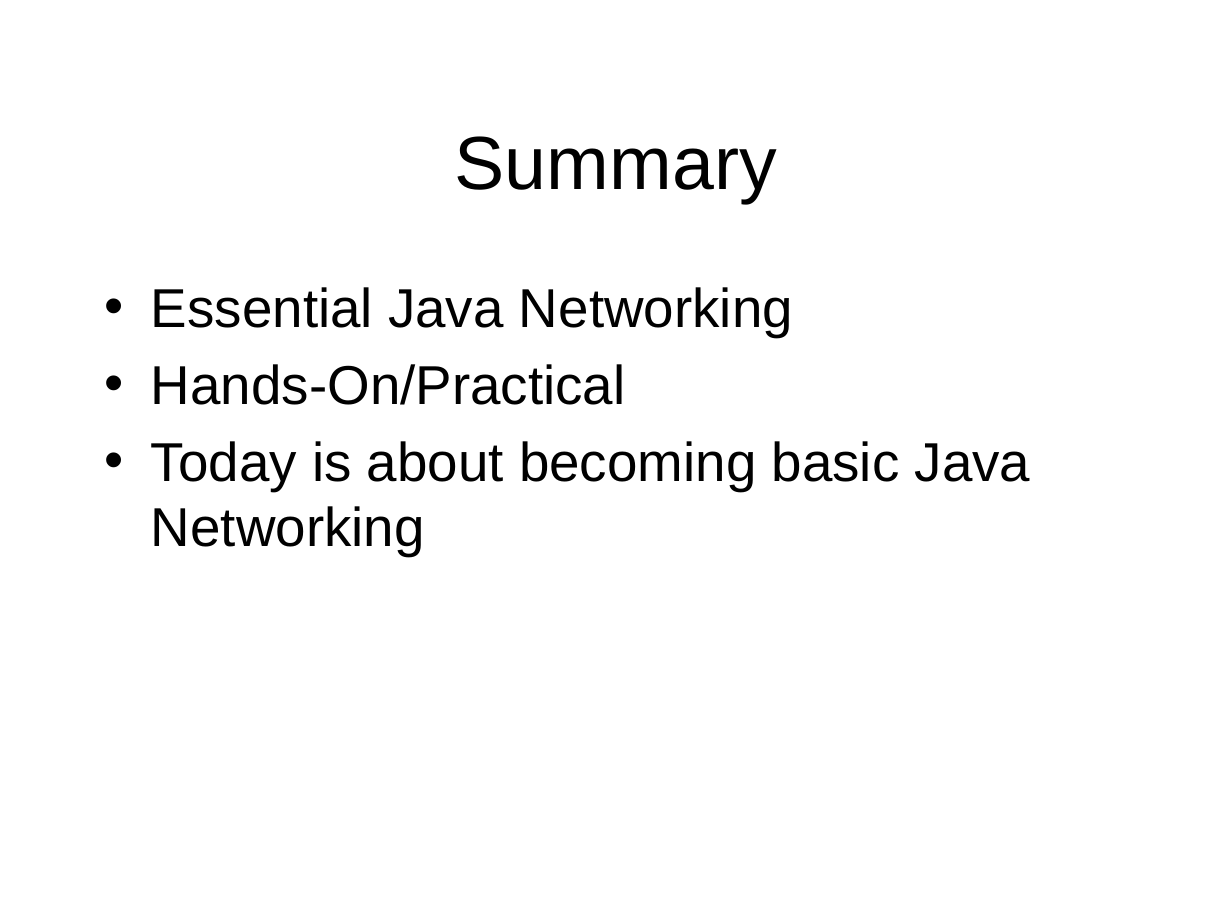
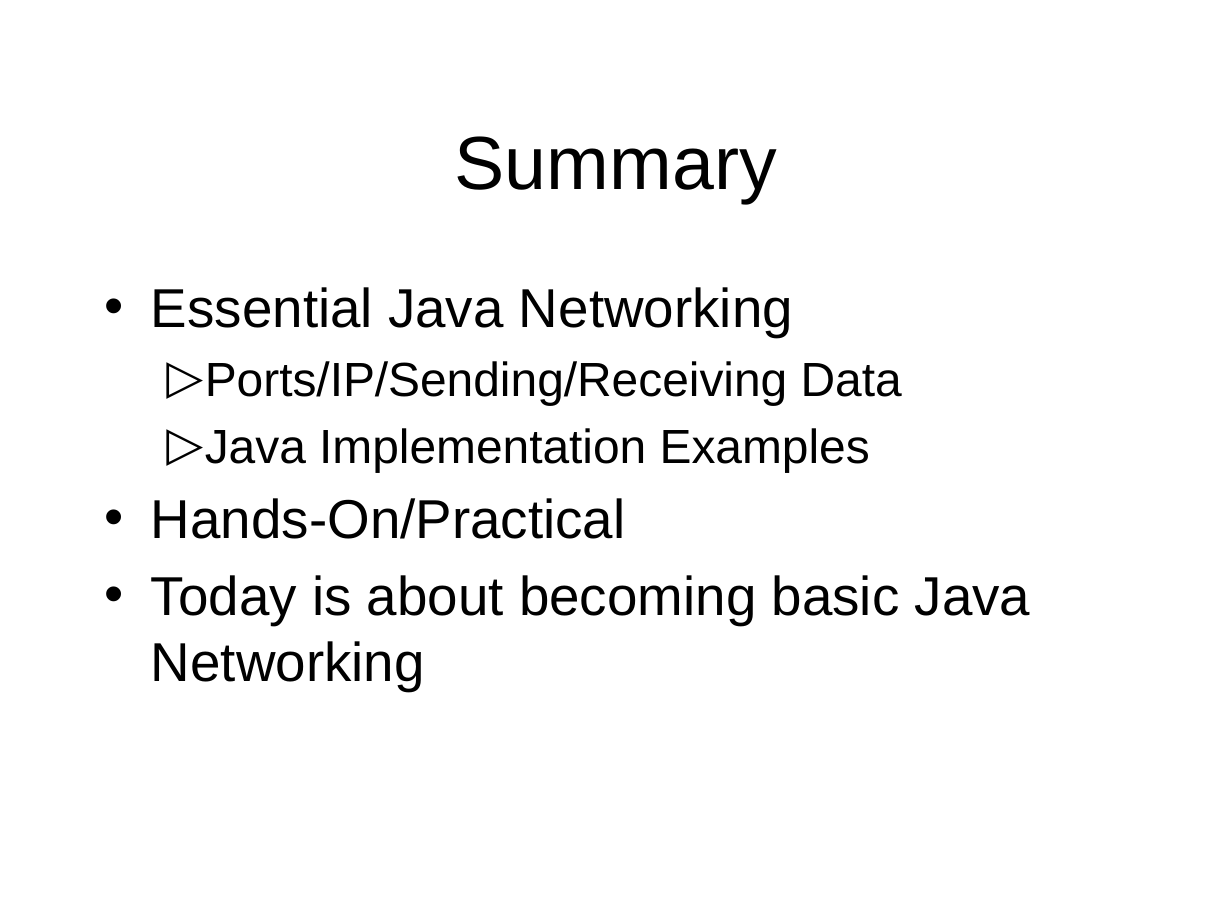
Before and after one commit to octaviordz/zjnu2017.github.io, a slide deck: slide 31 of OOP/lectures/120--Network.Programming.pptx (slide 5 before the commit). Drawn at 1232x924 pixels with LibreOffice and Linux fonts; fonts in the diff are those of the drawing. Boxes give left, top, right and bottom in pixels: in the first picture for what was removed or moved away, otherwise in the second. Text is boxed around its words. In the diff, an @@ line names an element or a change of style, - is before the commit and + after.

```diff
--- a/OOP/lectures/120--Network.Programming.pptx
+++ b/OOP/lectures/120--Network.Programming.pptx
@@ text at (205,361,902,472): paragraphs added @@
+  ▷ Ports/IP/Sending/Receiving Data
+  ▷ Java Implementation Examples
```
Also in this commit, not shown: 2 other slides changed, 30 slides added, 1 slide removed, 1 other file.
